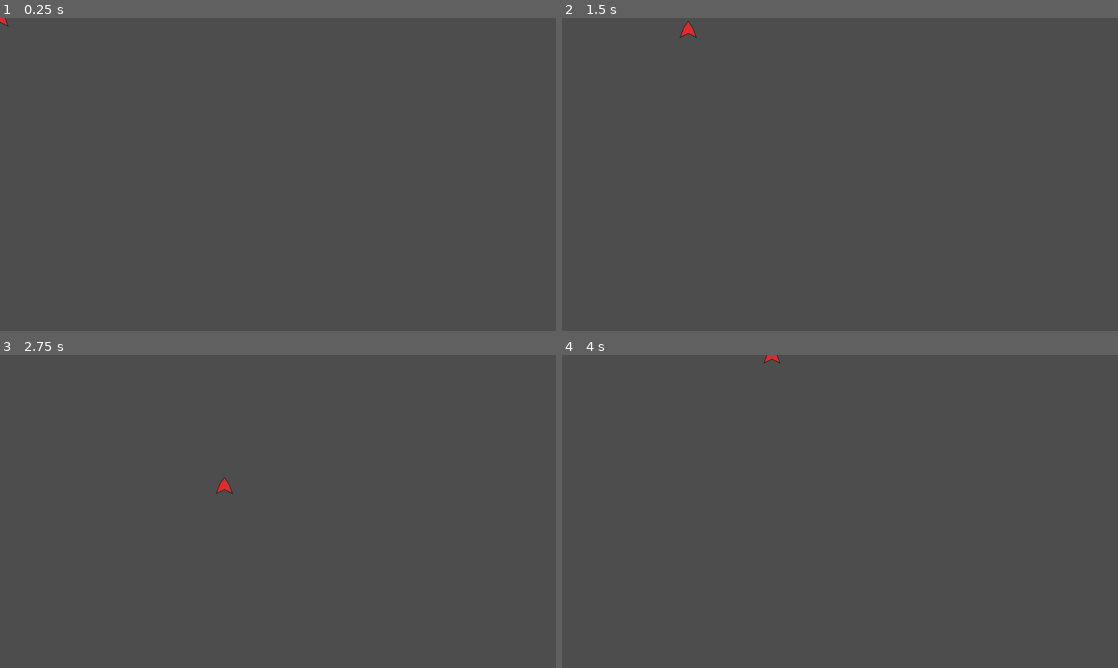
Above: before the commit, frames 1-4 (two rows, left to right).
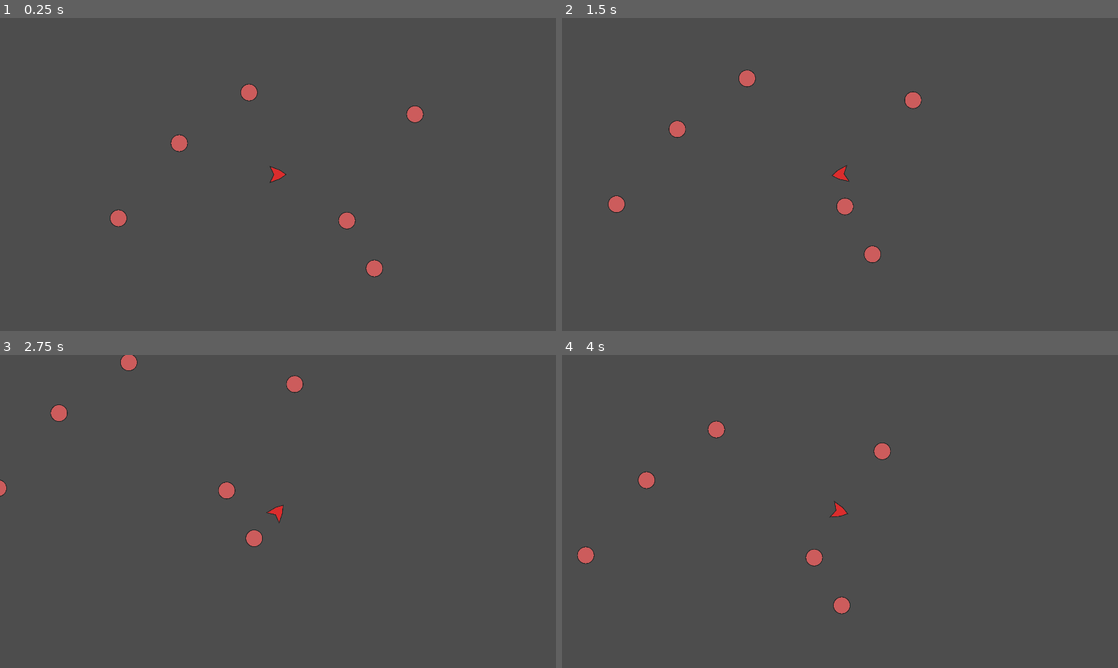
Above: after the commit, the same moments.

Repository: Tzeryushi/Blessed-Mode
Game: Godot game, scene res://Scenes/Main.tscn
Same seed, same stepped clock (60 frames per second), same inputs: the game is played once before the commit and once after it. Before the commit the project starts from res://Scenes/test_main.tscn.
Inputs (mouse positions are in pixels of both pictures, inside the frame that each line leads up to):
- Up to frame 1 (0.25 s): no input
- Up to frame 2 (1.5 s): tap Enter at 0.5 s; move the mouse to (962, 158) at 0.52 s; hold D (move_right) 0.53-1.28 s; hold Shift (shift_mode, bound only after the commit) 0.53-1.28 s; click (962, 158) at 0.6 s; move the mouse to (728, 190) at 1.27 s; hold S (move_down) from 1.28 s (still down); tap Shift (shift_mode, bound only after the commit) at 1.35 s
- Up to frame 3 (2.75 s): click (166, 527) at 1.55 s; move the mouse to (333, 442) at 2.02 s; release S (move_down) at 2.03 s; hold D (move_right) from 2.03 s (still down); hold Shift (shift_mode, bound only after the commit) from 2.03 s (still down); click (333, 442) at 2.1 s
- Up to frame 4 (4 s): move the mouse to (812, 574) at 2.77 s; release D (move_right) at 2.78 s; release Shift (shift_mode, bound only after the commit) at 2.78 s; hold W (move_up) 2.78-3.53 s; tap Shift (shift_mode, bound only after the commit) at 2.85 s; click (812, 574) at 3.05 s; move the mouse to (1006, 558) at 3.52 s; hold A (move_left) from 3.53 s (still down); hold Shift (shift_mode, bound only after the commit) from 3.53 s (still down); click (1006, 558) at 3.6 s

The runs differ from the first frame. In frame 1, 0.9% of the frame differs, in the area x 0-77%, y 0-83%; in frame 2, 1.0%, in the area x 8-65%, y 0-79%; in frame 3, 0.8%; in frame 4, 0.9%.

Commit message:
simple mode swapping

Diff:
--- /dev/null
+++ b/Entities/Player/BlueMode.gd
@@ -0,0 +1,11 @@
+extends ShipMode
+
+
+# Called when the node enters the scene tree for the first time.
+func _ready():
+	pass # Replace with function body.
+
+
+# Called every frame. 'delta' is the elapsed time since the previous frame.
+func _process(delta):
+	pass
--- /dev/null
+++ b/Entities/Player/GreenMode.gd
@@ -0,0 +1,11 @@
+extends ShipMode
+
+
+# Called when the node enters the scene tree for the first time.
+func _ready():
+	pass # Replace with function body.
+
+
+# Called every frame. 'delta' is the elapsed time since the previous frame.
+func _process(delta):
+	pass
--- /dev/null
+++ b/Entities/Player/ModeManager.gd
@@ -0,0 +1,11 @@
+class_name ModeManager
+extends Node
+
+@export var swap_array : Array[ShipMode]
+
+func get_ship_mode() -> ShipMode:
+	return swap_array.front()
+
+func swap_ship_mode() -> ShipMode:
+	swap_array.push_back(swap_array.pop_front())
+	return swap_array.front()
--- a/Entities/Player/Player.gd
+++ b/Entities/Player/Player.gd
@@ -10,29 +10,41 @@
 #states will govern movement systems and things like invincibility
 #the way these states are interpreted will be defined by the modes being passed to the player
 
+
 @export var state_manager : PlayerStateManager
-@export var first_ship_mode : ShipMode
+@export var mode_manager : ModeManager
 
+#deprecated, phase out
 @export var health : int = 1: get = get_health, set = set_health
 @export var acceleration : float = 30.0
 @export var decceleration : float = 10.0
 @export var max_movement_speed : float = 600.0
 
+#onreadies, pay attention to pathing
+@onready var sprite = $PlayerSprite
+
+
 var current_ship_mode : ShipMode
+
+#flags
+var is_shooting : bool = false
 
 signal health_changed(value:int)
 
 func _ready() -> void:
-	current_ship_mode = first_ship_mode
+	current_ship_mode = mode_manager.get_ship_mode()
 	state_manager.init_state(self)
 
 func _unhandled_input(_event) -> void:
+	if _event is InputEventMouseMotion:
+		look_at(get_global_mouse_position())
 	if Input.is_action_just_pressed("shoot"):
-		print(get_viewport().get_mouse_position())
+		print(MainPort.main_subviewport.get_mouse_position() - get_global_transform_with_canvas().origin, get_global_mouse_position())
 	state_manager.process_input(_event)
 
 func _process(_delta) -> void:
 	state_manager.process_frame(_delta)
+	current_ship_mode.process_frame(_delta)
 
 func _physics_process(_delta) -> void:
 	state_manager.process_physics(_delta)
@@ -42,10 +54,14 @@
 	current_ship_mode.idle(_delta, self)
 func move(_direction:Vector2, _delta:float) -> void:
 	current_ship_mode.move(_direction, _delta, self)
-func action1(_direction:Vector2, _mouse_location:Vector2) -> void:
+func shoot(_direction:Vector2) -> void:
+	#toggles on shooting status if not already on. Ship modes decide behaviour.
+	if !is_shooting:
+		is_shooting = true
+func special_action(_direction:Vector2, _mouse_location:Vector2) -> void:
 	pass
-func action2(_direction:Vector2, _mouse_location:Vector2) -> void:
-	pass
+func shift_mode() -> void:
+	current_ship_mode = mode_manager.swap_ship_mode()
 
 func get_health() -> int:
 	return health
--- a/Entities/Player/Player.tscn
+++ b/Entities/Player/Player.tscn
@@ -6,6 +6,9 @@
 [ext_resource type="Script" path="res://Entities/Player/States/IdleState.gd" id="3_itbs4"]
 [ext_resource type="Script" path="res://Entities/Player/ShipModes/RedMode.gd" id="4_5e48n"]
 [ext_resource type="Script" path="res://Entities/Player/States/MoveState.gd" id="4_rbr0h"]
+[ext_resource type="Script" path="res://Entities/Player/ModeManager.gd" id="6_absnu"]
+[ext_resource type="Script" path="res://Entities/Player/BlueMode.gd" id="7_qbroj"]
+[ext_resource type="Script" path="res://Entities/Player/GreenMode.gd" id="8_3rm7t"]
 
 [sub_resource type="CircleShape2D" id="CircleShape2D_ftxv2"]
 radius = 15.0333
@@ -21,15 +24,16 @@
 "speed": 5.0
 }]
 
-[node name="Player" type="CharacterBody2D" node_paths=PackedStringArray("state_manager", "first_ship_mode")]
+[node name="Player" type="CharacterBody2D" node_paths=PackedStringArray("state_manager", "mode_manager")]
 script = ExtResource("1_xoc56")
 state_manager = NodePath("StateManager")
-first_ship_mode = NodePath("ModeManager/Red")
+mode_manager = NodePath("ModeManager")
 
 [node name="CollisionShape2D" type="CollisionShape2D" parent="."]
 shape = SubResource("CircleShape2D_ftxv2")
 
 [node name="PlayerSprite" type="AnimatedSprite2D" parent="."]
+rotation = 1.57079
 scale = Vector2(0.0929535, 0.0929535)
 sprite_frames = SubResource("SpriteFrames_qx6ur")
 
@@ -45,11 +49,23 @@
 script = ExtResource("4_rbr0h")
 idle_state = NodePath("../IdleState")
 
-[node name="ModeManager" type="Node" parent="."]
+[node name="ModeManager" type="Node" parent="." node_paths=PackedStringArray("swap_array")]
+script = ExtResource("6_absnu")
+swap_array = [NodePath("Red"), NodePath("Green"), NodePath("Blue")]
 
 [node name="Red" type="Node" parent="ModeManager"]
 script = ExtResource("4_5e48n")
+acceleration = 60.0
+decceleration = 8.0
+max_movement_speed = 1000.0
+
+[node name="Green" type="Node" parent="ModeManager"]
+script = ExtResource("8_3rm7t")
+acceleration = 15.0
+decceleration = 15.0
+max_movement_speed = 300.0
 
 [node name="Blue" type="Node" parent="ModeManager"]
+script = ExtResource("7_qbroj")
 
-[node name="Green" type="Node" parent="ModeManager"]
+[node name="Camera2D" type="Camera2D" parent="."]
--- a/Entities/Player/ShipModes/ShipMode.gd
+++ b/Entities/Player/ShipModes/ShipMode.gd
@@ -5,6 +5,7 @@
 @export var acceleration : float = 30.0
 @export var decceleration : float = 10.0
 @export var max_movement_speed : float = 600.0
+@export var ship_sprites : AnimatedSprite2D
 
 #contains "prototype" functions for state-called actions
 
@@ -20,12 +21,12 @@
 
 #action funcs
 func idle(_delta:float, player:Player) -> void:
-	player.velocity.x = move_toward(player.velocity.x, 0, player.decceleration)
-	player.velocity.y = move_toward(player.velocity.y, 0, player.decceleration)
+	player.velocity.x = move_toward(player.velocity.x, 0, decceleration)
+	player.velocity.y = move_toward(player.velocity.y, 0, decceleration)
 func move(_direction:Vector2, _delta:float, player:Player) -> void:
-	player.velocity.x = move_toward(player.velocity.x, player.max_movement_speed*_direction.x, player.acceleration)
-	player.velocity.y = move_toward(player.velocity.y, player.max_movement_speed*_direction.y, player.acceleration)
-func action1(_direction:Vector2, _mouse_location:Vector2) -> void:
+	player.velocity.x = move_toward(player.velocity.x, max_movement_speed*_direction.x, acceleration)
+	player.velocity.y = move_toward(player.velocity.y, max_movement_speed*_direction.y, acceleration)
+func shoot(_direction:Vector2, _mouse_location:Vector2) -> void:
 	pass
-func action2(_direction:Vector2, _mouse_location:Vector2) -> void:
+func special_action(_direction:Vector2, _mouse_location:Vector2) -> void:
 	pass
--- a/Entities/Player/States/IdleState.gd
+++ b/Entities/Player/States/IdleState.gd
@@ -5,6 +5,10 @@
 @export var stasis_state : PlayerState
 
 func process_input(_event:InputEvent) -> PlayerState:
+	if Input.is_action_just_pressed("shoot"):
+		player.shoot(Vector2.ZERO)
+	if Input.is_action_pressed("shift_mode"):
+		player.shift_mode()
 	if Input.is_action_pressed("move_left") or Input.is_action_pressed("move_right") or Input.is_action_pressed("move_up") or Input.is_action_pressed("move_down"):
 		return move_state
 	return null
--- a/Entities/Player/States/MoveState.gd
+++ b/Entities/Player/States/MoveState.gd
@@ -11,8 +11,10 @@
 	pass
 
 func process_input(_event:InputEvent) -> PlayerState:
-	#execute when actor receives input
-	#returns the state of the actor, which may have changed
+	if Input.is_action_just_pressed("shoot"):
+		player.shoot(get_move_direction())
+	if Input.is_action_pressed("shift_mode"):
+		player.shift_mode()
 	return null
 
 func process_frame(_delta:float) -> PlayerState:
--- /dev/null
+++ b/Globals/MainPort.gd
@@ -0,0 +1,3 @@
+extends Node
+
+var main_subviewport : SubViewport
--- /dev/null
+++ b/Scenes/Main.gd
@@ -0,0 +1,7 @@
+extends Control
+
+@export var subviewport : SubViewport
+
+func _ready() -> void:
+	MainPort.main_subviewport = subviewport
+	print(MainPort.main_subviewport.get_visible_rect())
--- /dev/null
+++ b/Scenes/Main.tscn
@@ -0,0 +1,34 @@
+[gd_scene load_steps=3 format=3 uid="uid://daw2cee4dghi8"]
+
+[ext_resource type="PackedScene" uid="uid://6ii61ff3ecgs" path="res://Scenes/TestScenes/testing_room.tscn" id="1_iedkw"]
+[ext_resource type="Script" path="res://Scenes/Main.gd" id="1_x3nv7"]
+
+[node name="Main" type="Control" node_paths=PackedStringArray("subviewport")]
+layout_mode = 3
+anchors_preset = 15
+anchor_right = 1.0
+anchor_bottom = 1.0
+grow_horizontal = 2
+grow_vertical = 2
+script = ExtResource("1_x3nv7")
+subviewport = NodePath("SubViewportContainer/SubViewport")
+
+[node name="SubViewportContainer" type="SubViewportContainer" parent="."]
+layout_mode = 1
+anchors_preset = 15
+anchor_right = 1.0
+anchor_bottom = 1.0
+grow_horizontal = 2
+grow_vertical = 2
+stretch = true
+
+[node name="SubViewport" type="SubViewport" parent="SubViewportContainer"]
+handle_input_locally = false
+size = Vector2i(1920, 1080)
+size_2d_override = Vector2i(1920, 1080)
+size_2d_override_stretch = true
+render_target_update_mode = 4
+
+[node name="TestingRoom" parent="SubViewportContainer/SubViewport" instance=ExtResource("1_iedkw")]
+
+[node name="GUI" type="CanvasLayer" parent="."]
--- /dev/null
+++ b/Scenes/TestScenes/testing_room.tscn
@@ -0,0 +1,38 @@
+[gd_scene load_steps=3 format=3 uid="uid://6ii61ff3ecgs"]
+
+[ext_resource type="PackedScene" uid="uid://ds7bcbfgwevuw" path="res://Entities/Player/Player.tscn" id="1_nee7j"]
+[ext_resource type="Texture2D" uid="uid://gwe475foxqna" path="res://Entities/Flock/FlockSprites/PlaceHolderEnemy.svg" id="2_bfl8r"]
+
+[node name="TestingRoom" type="Node2D"]
+
+[node name="Player" parent="." instance=ExtResource("1_nee7j")]
+
+[node name="PlaceHolderEnemy" type="Sprite2D" parent="."]
+position = Vector2(238, 159)
+scale = Vector2(0.0937032, 0.0937032)
+texture = ExtResource("2_bfl8r")
+
+[node name="PlaceHolderEnemy2" type="Sprite2D" parent="."]
+position = Vector2(-100, -283)
+scale = Vector2(0.0937032, 0.0937032)
+texture = ExtResource("2_bfl8r")
+
+[node name="PlaceHolderEnemy3" type="Sprite2D" parent="."]
+position = Vector2(333, 324)
+scale = Vector2(0.0937032, 0.0937032)
+texture = ExtResource("2_bfl8r")
+
+[node name="PlaceHolderEnemy4" type="Sprite2D" parent="."]
+position = Vector2(473, -208)
+scale = Vector2(0.0937032, 0.0937032)
+texture = ExtResource("2_bfl8r")
+
+[node name="PlaceHolderEnemy5" type="Sprite2D" parent="."]
+position = Vector2(-551, 151)
+scale = Vector2(0.0937032, 0.0937032)
+texture = ExtResource("2_bfl8r")
+
+[node name="PlaceHolderEnemy6" type="Sprite2D" parent="."]
+position = Vector2(-341, -108)
+scale = Vector2(0.0937032, 0.0937032)
+texture = ExtResource("2_bfl8r")
--- a/project.godot
+++ b/project.godot
@@ -11,9 +11,13 @@
 [application]
 
 config/name="Blessed Mode"
-run/main_scene="res://Scenes/test_main.tscn"
+run/main_scene="res://Scenes/Main.tscn"
 config/features=PackedStringArray("4.2", "Forward Plus")
 config/icon="res://icon.svg"
+
+[autoload]
+
+MainPort="*res://Globals/MainPort.gd"
 
 [display]
 
@@ -48,3 +52,8 @@
 "events": [Object(InputEventMouseButton,"resource_local_to_scene":false,"resource_name":"","device":-1,"window_id":0,"a …(258 unchanged characters)…
 ]
 }
+shift_mode={
+"deadzone": 0.5,
+"events": [Object(InputEventKey,"resource_local_to_scene":false,"resource_name":"","device":-1,"window_id":0,"alt_pressed":false,"shift_pressed":false,"ctrl_pressed":false,"meta_pressed":false,"pressed":false,"keycode":0,"physical_keycode":4194325,"key_label":0,"unicode":0,"echo":false,"script":null)
+]
+}
Not shown: 1 places in Entities/Player/Player.tscn that only renumber resources
Renamed: Scenes/test_main.tscn -> Scenes/TestScenes/test_main.tscn
